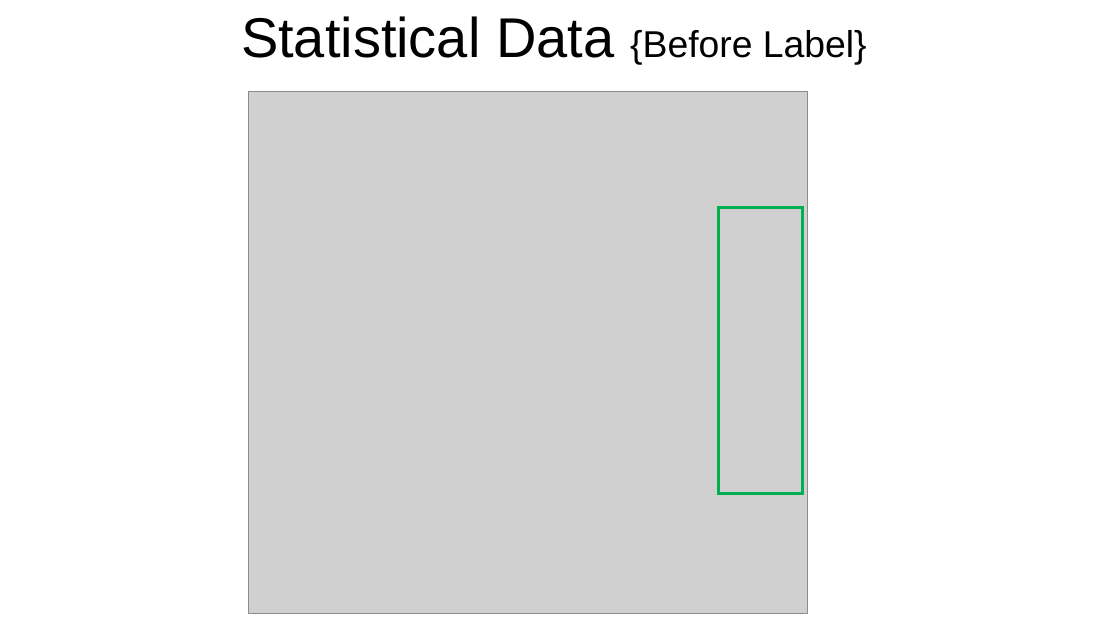
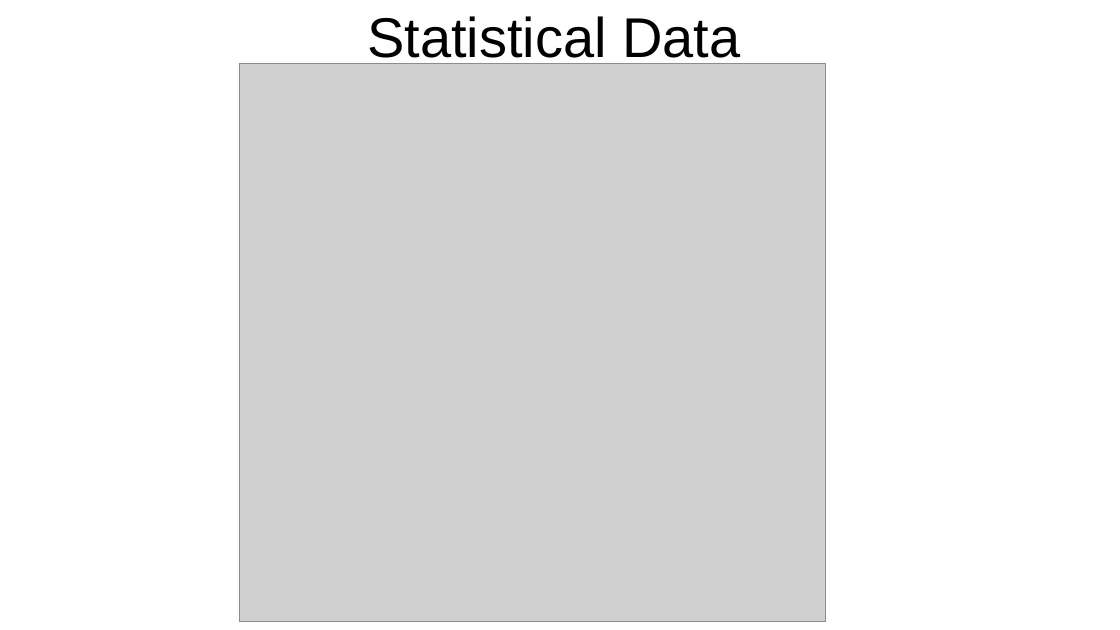
Before and after one commit to Akubue4U/PyProjects, a slide deck: slide 16 of MyBDAThesis/Akubue Simon - Thesis Presentation.pptx (slide 14 before the commit). Drawn at 1120x630 pixels with LibreOffice and Linux fonts; fonts in the diff are those of the drawing; grey boxes stand for pictures. Boxes give left, top, right and bottom in pixels: in the first picture for what was removed or moved away, otherwise in the second. Text is boxed around its words. In the diff, an @@ line names an element or a change of style, - is before the commit and + after.

```diff
--- a/MyBDAThesis/Akubue Simon - Thesis Presentation.pptx
+++ b/MyBDAThesis/Akubue Simon - Thesis Presentation.pptx
@@ text at bbox=[367, 16, 740, 67]: text changed @@
-Statistical Data {Before Label}
+Statistical Data
@@ picture: place and size @@
-picture at bbox=[249, 92, 807, 613]
+picture at bbox=[239, 63, 825, 622]
@@ rectangle removed at bbox=[719, 208, 803, 493] @@
```
Also in this commit, not shown: 3 other slides changed, 1 slide added, 7 slides removed.
